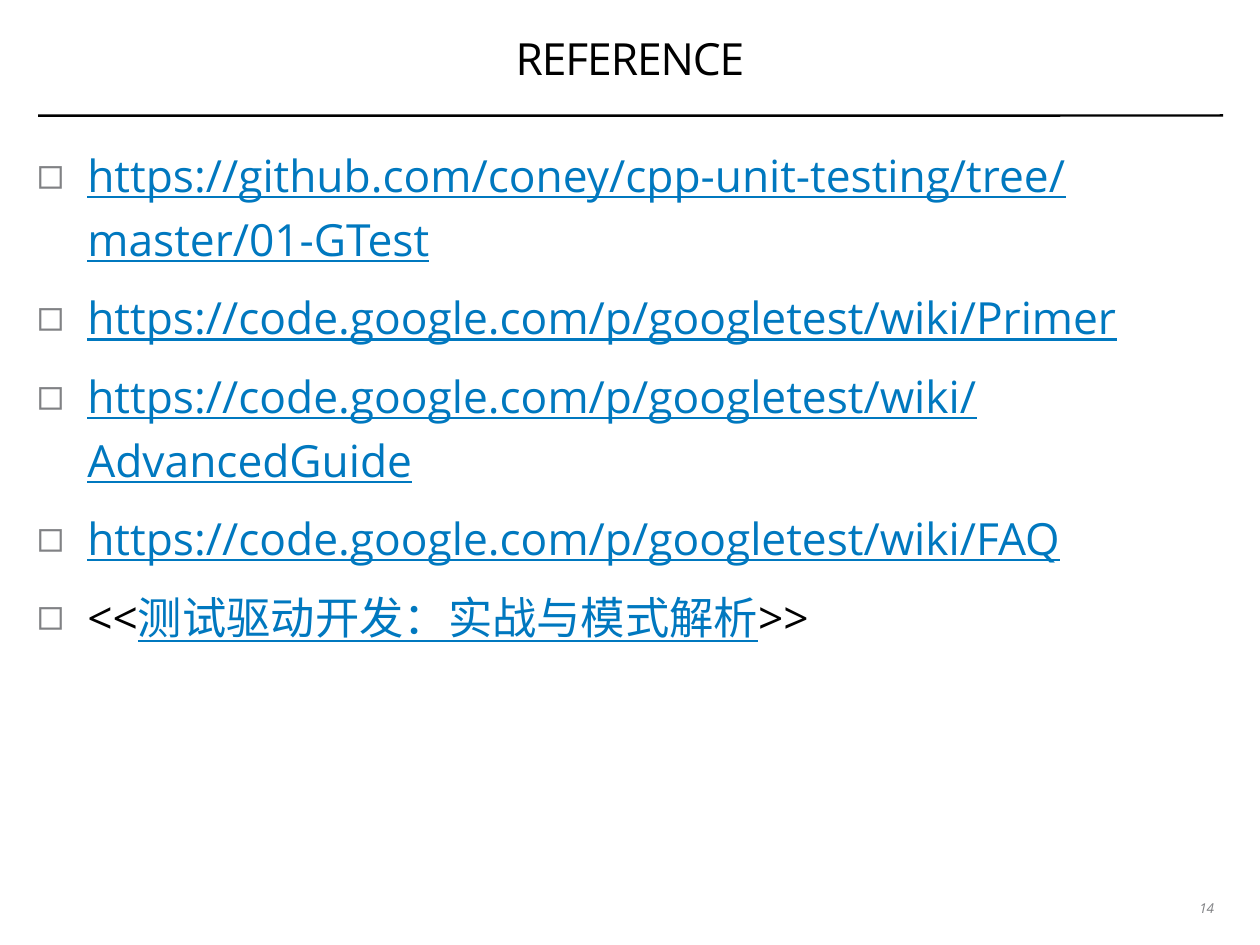
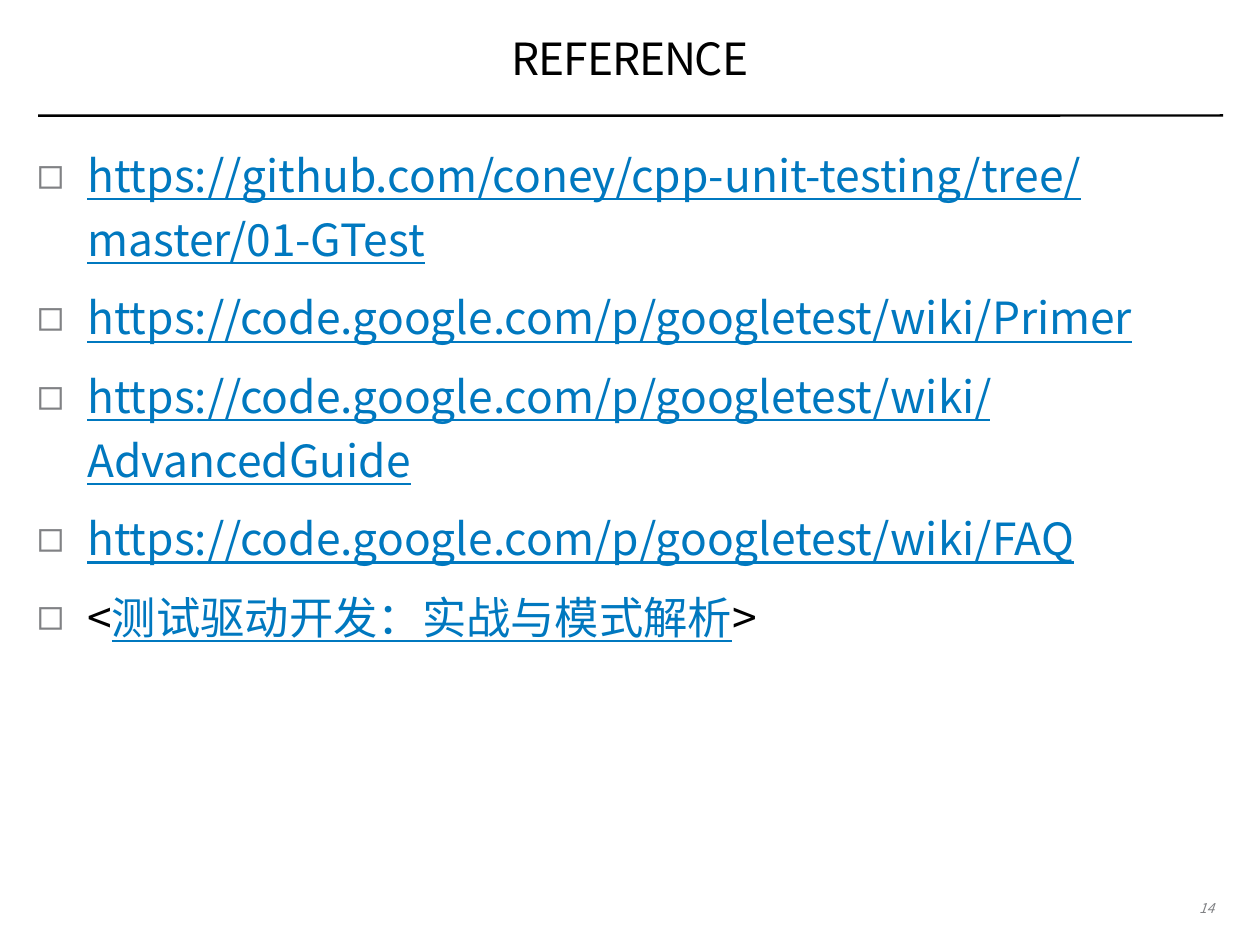
Before and after one commit to coney/cpp-unit-testing, a slide deck: slide 14 of .slides/01-introduction-to-gtest.pptx. Drawn at 1260x945 pixels with LibreOffice and Linux fonts; fonts in the diff are those of the drawing. Boxes give left, top, right and bottom in pixels: in the first picture for what was removed or moved away, otherwise in the second. Text is boxed around its words. In the diff, an @@ line names an element or a change of style, - is before the commit and + after.

```diff
--- a/.slides/01-introduction-to-gtest.pptx
+++ b/.slides/01-introduction-to-gtest.pptx
@@ title "REFERENCE" at (512, 42, 748, 76): font Open Sans to Noto Sans CJK SC @@
@@ text at (87, 156, 1132, 566): font Open Sans to Noto Sans CJK SC @@
@@ text at (87, 596, 756, 642): text changed; font Open Sans to Noto Sans CJK SC @@
-◻ <<测试驱动开发：实战与模式解析>>
+◻ <测试驱动开发：实战与模式解析>
@@ page number at (1199, 903, 1214, 913): font Open Sans to Noto Sans CJK SC @@
```
Also in this commit, not shown: 14 other slides changed, 1 other file.
